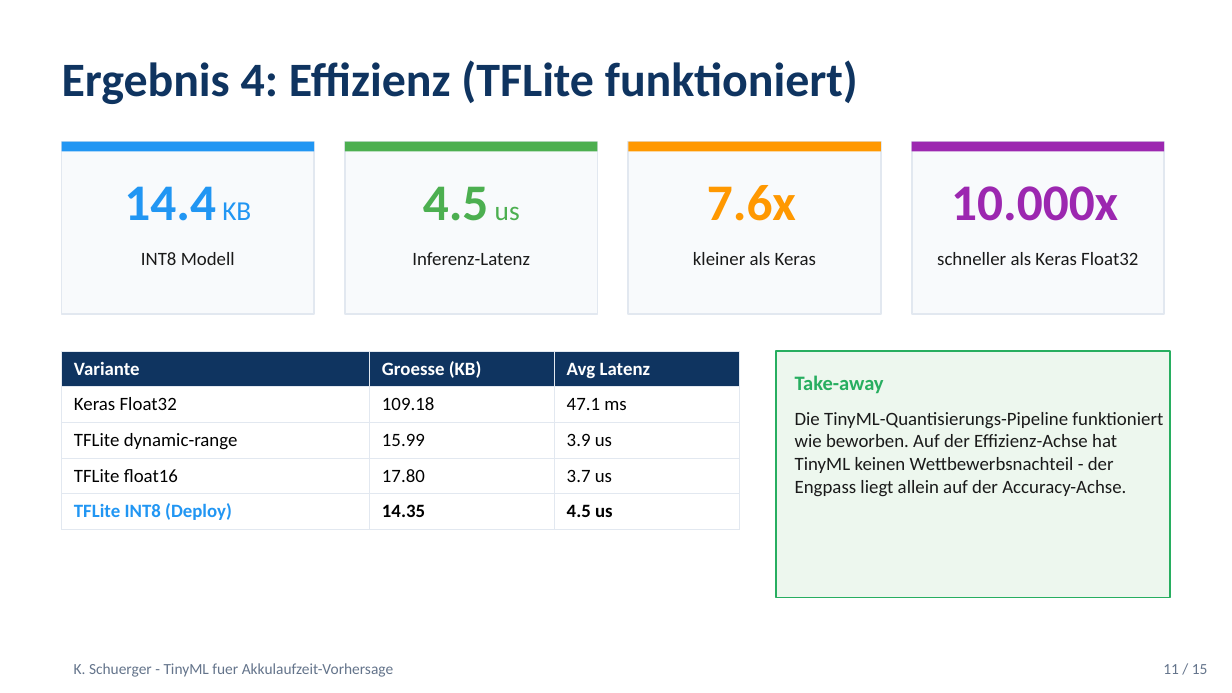
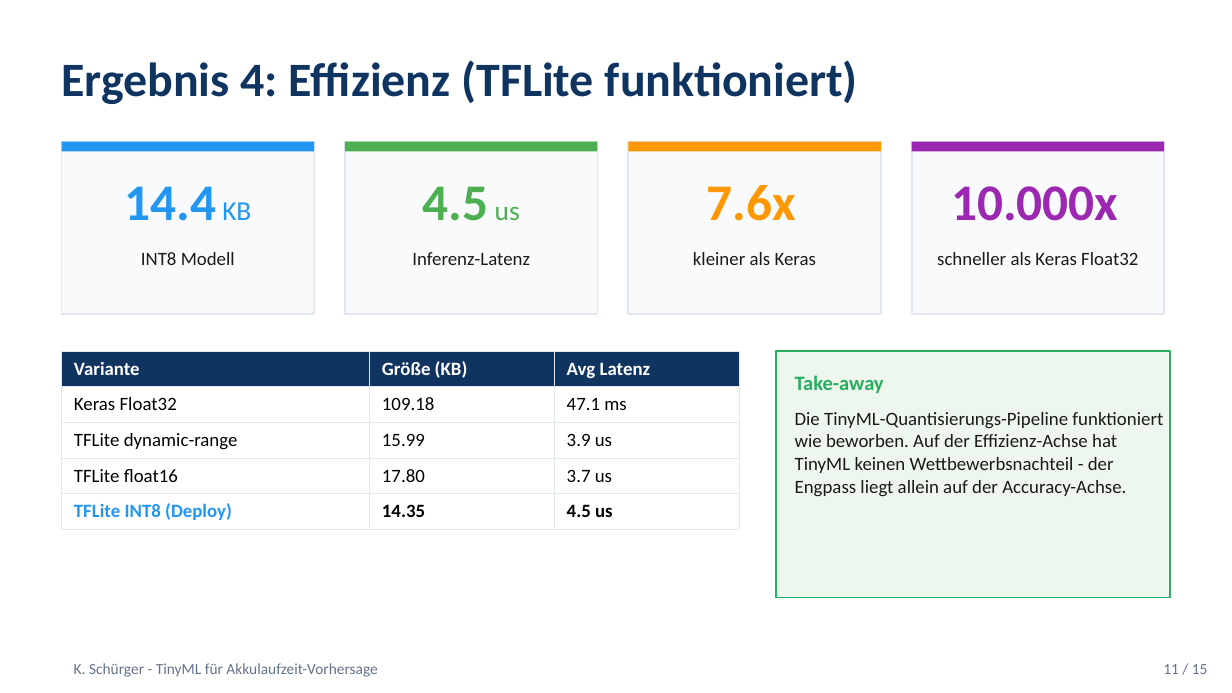
Before and after one commit to Keno-fsdf/HandyUsageRepo, a slide deck: slide 11 of paper/Paper_Verteidigung.pptx. Drawn at 1232x693 pixels with LibreOffice and Linux fonts; fonts in the diff are those of the drawing. Boxes give left, top, right and bottom in pixels: in the first picture for what was removed or moved away, otherwise in the second. Text is boxed around its words. In the diff, an @@ line names an element or a change of style, - is before the commit and + after.

```diff
--- a/paper/Paper_Verteidigung.pptx
+++ b/paper/Paper_Verteidigung.pptx
@@ table at [62,351,739,524] @@
-row 1, column 2: Groesse (KB)
+row 1, column 2: Größe (KB)
@@ text at [74,663,377,677]: text changed @@
-K. Schuerger - TinyML fuer Akkulaufzeit-Vorhersage
+K. Schürger - TinyML für Akkulaufzeit-Vorhersage
```
Also in this commit, not shown: 14 other slides changed, 1 other file.
